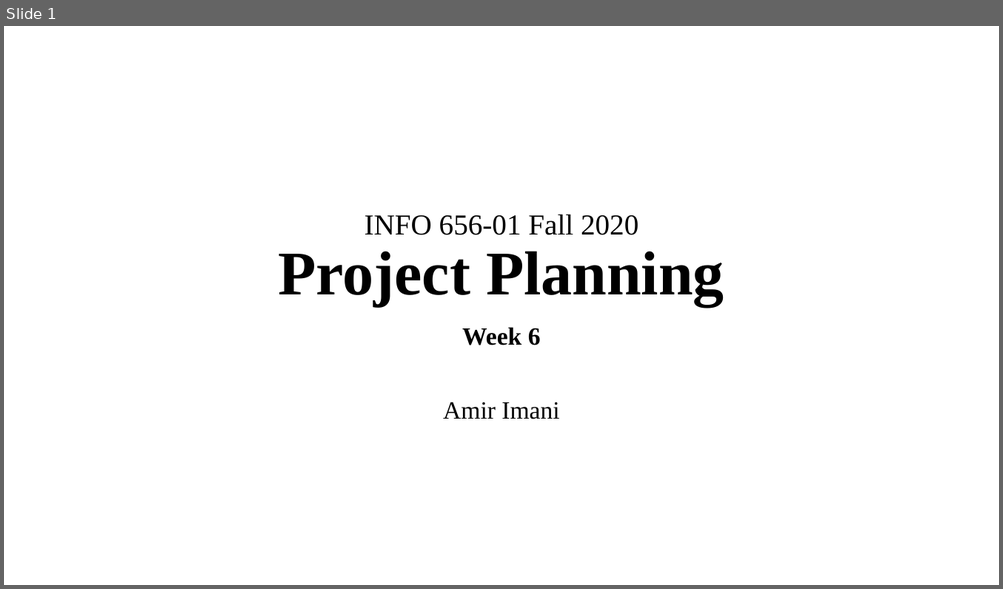
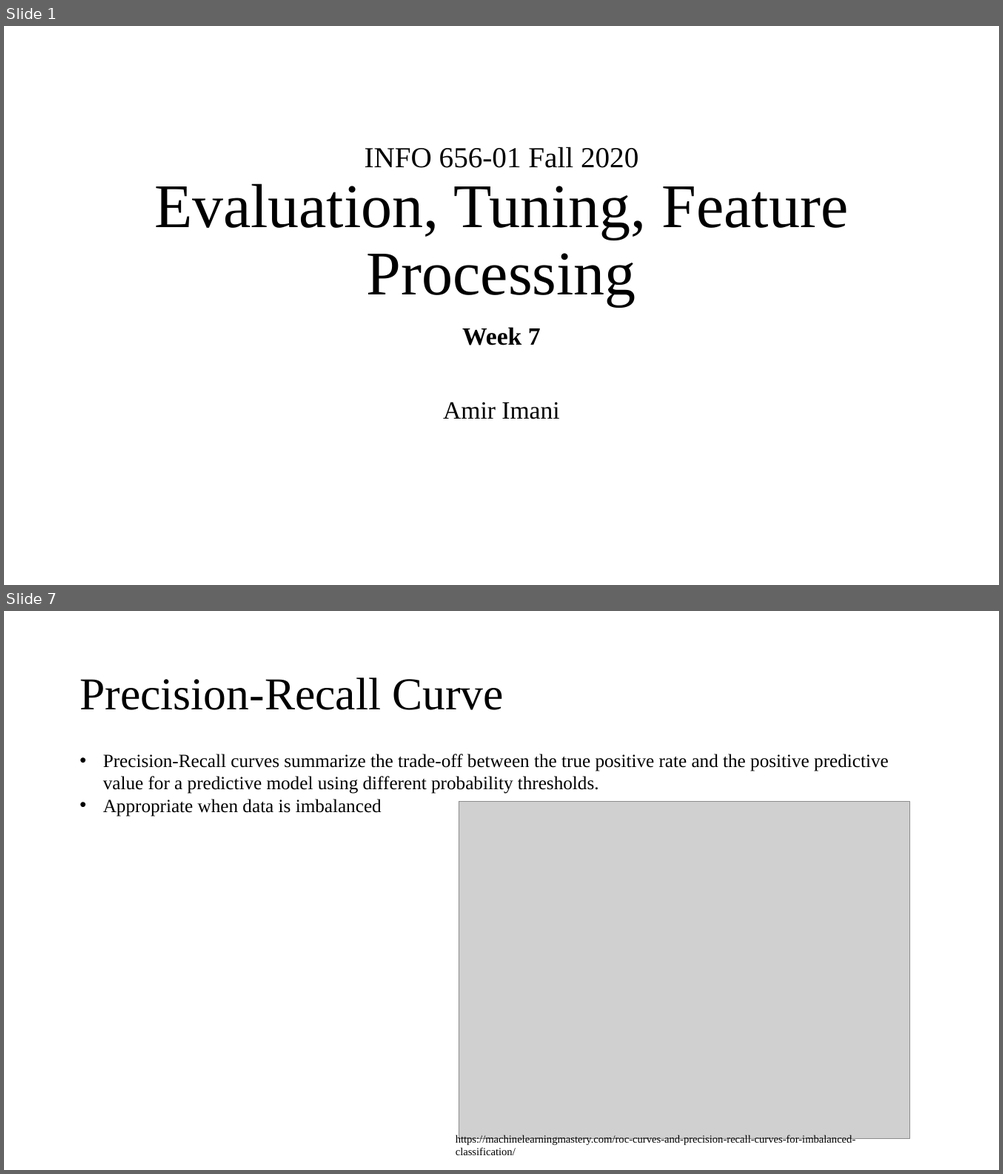
Before and after one commit to Amirosimani/Machine_Learning_Pratt, a slide deck: course slides/week_06.pptx. Shown one above the other, each under a label of ours: slide 1 before the commit, slides 1 and 7 after it; the slides between them are not shown. The pictures are 1003x589 and 1003x1174 pixels, drawn with LibreOffice and Linux fonts; fonts in the diff are those of the drawing; grey boxes stand for pictures. Boxes give left, top, right and bottom in pixels: in the first picture for what was removed or moved away, otherwise in the second. Text is boxed around its words. In the diff, an @@ line names an element or a change of style, - is before the commit and + after.

```diff
--- a/course slides/week_06.pptx
+++ b/course slides/week_06.pptx
@@ slide 7 added at bbox=[4, 611, 999, 1170], background #FFFFFF @@
@@ title added at bbox=[79, 678, 504, 710], 44 pt, text #000000 @@
+Precision-Recall Curve
@@ text added at bbox=[103, 754, 888, 817], 18 pt, text #000000 @@
+• Precision-Recall curves summarize the trade-off between the true positive rate and the positive predictive value for a predictive model using different probability thresholds.
+• Appropriate when data is imbalanced
@@ picture added at bbox=[458, 801, 909, 1139] @@
@@ text added at bbox=[455, 1134, 856, 1156], 10.5 pt, text #000000 @@
+https://machinelearningmastery.com/roc-curves-and-precision-recall-curves-for-imbalanced-classification/
@@ slide 1 changed as well @@
@@ title at bbox=[154, 147, 848, 306]: text changed; size 28 to 60 pt @@
-INFO 656-01 Fall 2020
-Project Planning
+INFO 656-01 Fall 2020
+Evaluation, Tuning, Feature Processing
@@ subtitle at bbox=[462, 327, 540, 346]: text changed @@
-Week 6
+Week 7
```
Also in this commit, not shown: 8 other slides added, 5 slides removed, 10 other files.
